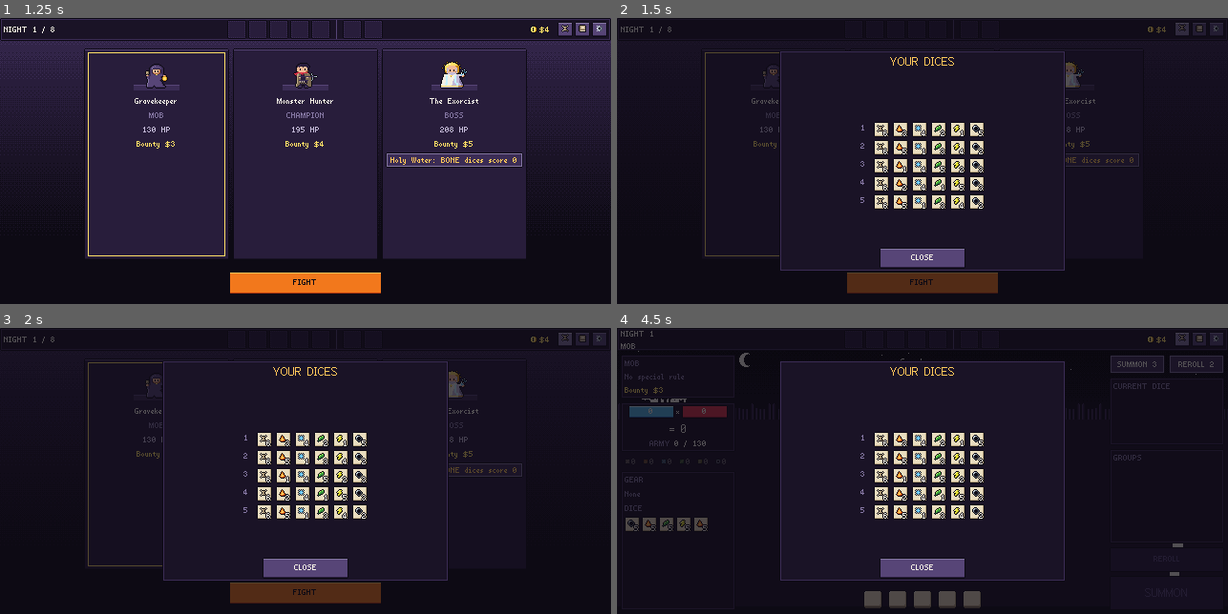
Above: before the commit, frames 1-4 (two rows, left to right).
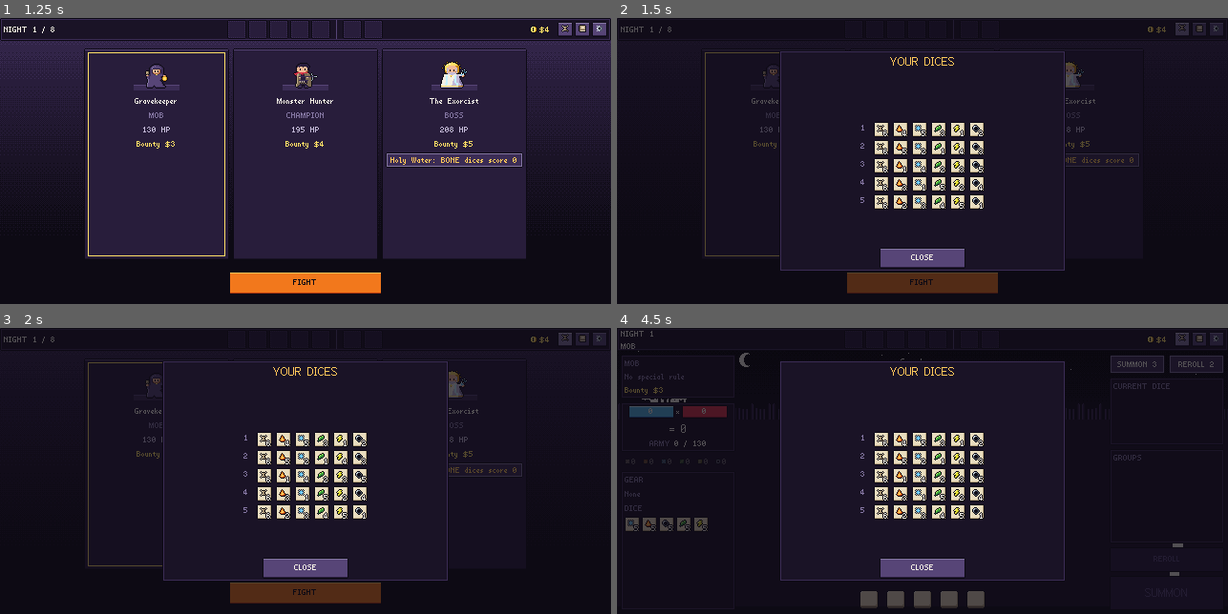
Above: after the commit, the same moments.

Repository: Anbcdeptraivkl/necrodices
Game: Godot game, scene res://scenes/boot/boot.tscn
The game is run twice, just before and just after one commit, with the same random seed, the same clock (stepped at 60 frames per second) and the same inputs.
Inputs (mouse positions are in pixels of both pictures, inside the frame that each line leads up to):
- Up to frame 1 (1.25 s): click "NEW RUN" at 0.5 s
- Up to frame 2 (1.5 s): click (1179, 29) at 1.25 s
- Up to frame 3 (2 s): no input
- Up to frame 4 (4.5 s): click (1197, 339) at 2 s; click "FIGHT" at 2.75 s; click "ROLL" at 3.5 s; click (1179, 339) at 4.25 s

Frame 1 is identical in both runs. In frame 2, 0.2% of the frame differs, in the area x 46-60%, y 39-67%; in frame 3, 0.2%; in frame 4, 0.5%, in the area x 1-61%, y 39-98%.

Commit message:
Add Balatro-style scoring playback and Latin-square starting dice

Diff:
--- a/core/die.gd
+++ b/core/die.gd
@@ -22,6 +22,39 @@
 		var e := RulesRegistry.ELEMENTS[k]
 		die.faces.append(Face.new(e, Face.BONE_POINTS if k == 0 else points[k - 1]))
 	return die
+
+
+## The starting set (GAME_SPEC D-04): like a deck holding every rank of every suit, the first
+## five dice form a Latin square — each element shows 1..5 once across them and each die
+## carries 1..5 once. Rows, columns and values are shuffled; dice past the fifth are random.
+static func starting_set(rng: RandomNumberGenerator, n: int) -> Array[Die]:
+	var size := RulesRegistry.ELEMENTS.size() - 1
+	var rows := _shuffled(rng, size)
+	var cols := _shuffled(rng, size)
+	var values := _shuffled(rng, size)
+	var out: Array[Die] = []
+	for i in n:
+		if i >= size:
+			out.append(random(rng))
+			continue
+		var die := Die.new()
+		die.faces.append(Face.new("BONE"))
+		for k in size:
+			die.faces.append(Face.new(RulesRegistry.ELEMENTS[k + 1], values[(rows[i] + cols[k]) % size] + 1))
+		out.append(die)
+	return out
+
+
+static func _shuffled(rng: RandomNumberGenerator, n: int) -> Array[int]:
+	var out: Array[int] = []
+	for i in n:
+		out.append(i)
+	for i in range(n - 1, 0, -1):
+		var j := rng.randi_range(0, i)
+		var t := out[i]
+		out[i] = out[j]
+		out[j] = t
+	return out
 
 
 ## Test helper / fixed layout: FIRE 1, ICE 2, LEAF 3, VOLT 4, METAL 5.
--- a/core/run_flow.gd
+++ b/core/run_flow.gd
@@ -10,8 +10,7 @@
 	run.seed = run_seed
 	run.rng = RngStreams.create(run_seed)
 	run.money = int(db.economy["start_money"])
-	for i in int(db.economy["start_dice"]):
-		run.dice.append(Die.random(run.rng.stream("DICE")))
+	run.dice.append_array(Die.starting_set(run.rng.stream("DICE"), int(db.economy["start_dice"])))
 	run.night = 1
 	NightGen.generate(db, run)
 	run.phase = RunState.Phase.NIGHT_MAP
--- a/core/scorer.gd
+++ b/core/scorer.gd
@@ -1,8 +1,10 @@
 class_name Scorer
 extends RefCounted
 ## The one scorer (GAME_SPEC §5). Previews, the battle, bots and tests all call it.
-## Squad order: combo base → each scored die in pick order (points, rune, DIE trinkets left to
-## right) → IRON runes on held dice → SQUAD trinkets left to right → strength = floor(P × C).
+## Squad order (D-09): combo base → each scored die in pick order (points, rune) → IRON runes on
+## held dice → each trinket left to right takes its turn: its DIE blocks over the scored dice in
+## pick order, then its SQUAD blocks → strength = floor(P × C). Trinket-major, like Balatro's
+## jokers after the cards, so the playback can show one trinket at a time.
 ## Resolve: army = Σ strength → RESOLVE trinkets left to right → damage.
 ## Pure: no RNG (luck arrives on the squad), no side effects; commit-time effects (counters,
 ## money, glass breaks) live in EncounterState, so a preview can never change the run.
@@ -27,7 +29,12 @@
 			var op := RelicEval.apply(iron["op"], float(iron["value"]), ctx)
 			trace.append(TraceStep.make(TraceStep.Kind.HELD, squad.held[h], "IRON", op, float(iron["value"]),
 				ctx.p, ctx.c, RelicEval.label(db, iron["op"], float(iron["value"]))))
-	_fire(db, "SQUAD", relics, ctx, -1, trace)
+	for r in relics:
+		if r.disabled:
+			continue
+		for k in squad.scored:
+			_fire_relic(db, "DIE", r, ctx, k, trace)
+		_fire_relic(db, "SQUAD", r, ctx, -1, trace)
 	result.power = ctx.p
 	result.count = ctx.c
 	result.strength = floorf(ctx.p * ctx.c)
@@ -59,24 +66,20 @@
 			var op := RelicEval.apply(row["op"], v, ctx)
 			trace.append(TraceStep.make(TraceStep.Kind.RUNE, tray, f.rune, op, v, ctx.p, ctx.c,
 				RelicEval.label(db, row["op"], v)))
-	_fire(db, "DIE", relics, ctx, k, trace)
 
 
-## Every enabled trinket block of `trigger` whose condition holds, left to right.
-static func _fire(db: ContentDb, trigger: String, relics: Array[RelicInstance], ctx: ScoreCtx, k: int,
+## The trinket's blocks of `trigger` whose condition holds (`k` = scored position, -1 = squad).
+static func _fire_relic(db: ContentDb, trigger: String, r: RelicInstance, ctx: ScoreCtx, k: int,
 		trace: Array[TraceStep]) -> void:
 	var tray := ctx.squad.dice[k] if k >= 0 else -1
-	for r in relics:
-		if r.disabled:
+	for block: Dictionary in RulesRegistry.relic_blocks(db.relics[r.id]):
+		if block["trigger"] != trigger or not RelicEval.cond(block["cond"], ctx, k):
 			continue
-		for block: Dictionary in RulesRegistry.relic_blocks(db.relics[r.id]):
-			if block["trigger"] != trigger or not RelicEval.cond(block["cond"], ctx, k):
-				continue
-			for effect: Dictionary in block["effects"]:
-				var v := RelicEval.value(effect["value"], r.counter, ctx)
-				var op := RelicEval.apply(effect["op"], v, ctx)
-				trace.append(TraceStep.make(TraceStep.Kind.TRINKET, tray, r.id, op, v, ctx.p, ctx.c,
-					RelicEval.label(db, effect["op"], v)))
+		for effect: Dictionary in block["effects"]:
+			var v := RelicEval.value(effect["value"], r.counter, ctx)
+			var op := RelicEval.apply(effect["op"], v, ctx)
+			trace.append(TraceStep.make(TraceStep.Kind.TRINKET, tray, r.id, op, v, ctx.p, ctx.c,
+				RelicEval.label(db, effect["op"], v)))
 
 
 ## Army damage (§5.2). `strengths` in summon order; ctx.squad stays null.
--- a/fx/battle_player.gd
+++ b/fx/battle_player.gd
@@ -3,21 +3,25 @@
 ## Turns what the battle model already decided into presentation beats (GAME_SPEC §11): the
 ## staggered roll, a summon's trace (combo → dice / runes / trinkets → strength → commit) and
 ## the resolve (RESOLVE trinkets → one charge per squad → result). Durations are nominal at ×1;
-## a summon is compressed to ≤ SUMMON_BUDGET and a resolve to ≤ RESOLVE_BUDGET, then divided
-## by the game speed. Skipping is owned by the screen: it skips the queue, then snaps the view
+## within each stage of a summon (combo shakes, dice, trinkets) every step is SPEEDUP shorter
+## than the one before, never below SPEEDUP_FLOOR — so a long chain plays at most twice as
+## fast (D-P01). A resolve is compressed to ≤ RESOLVE_BUDGET. Everything is then divided by the
+## game speed. Skipping is owned by the screen: it skips the queue, then snaps the view
 ## to the model.
 
 const LAND_MIN := 0.35
 const LAND_MAX := 0.9
-const COMBO_TIME := 0.35
-const STEP_TIME := 0.16
-const TRINKET_TIME := 0.22
+const COMBO_TIME := 0.3        # banner + base soldiers, plus one COMBO_GAP per scoring die shake
+const COMBO_GAP := 0.14
+const STEP_TIME := 0.26
+const TRINKET_TIME := 0.32
+const SPEEDUP := 0.95
+const SPEEDUP_FLOOR := 0.5
 const STRENGTH_TIME := 0.35
 const COMMIT_TIME := 0.3
 const RESOLVE_STEP_TIME := 0.3
 const CHARGE_TIME := 0.6
 const RESULT_TIME := 1.0
-const SUMMON_BUDGET := 4.0
 const RESOLVE_BUDGET := 5.0
 
 
@@ -44,23 +48,54 @@
 	return out
 
 
+## The chain factor of the `n`-th step (0-based) within one stage: SPEEDUP^n, floored.
+static func speedup(n: int) -> float:
+	return maxf(SPEEDUP_FLOOR, pow(SPEEDUP, n))
+
+
+## Nominal ×1 delays of the combo beat's dice shakes (one per scoring die), sped up like a stage.
+static func combo_shakes(n: int) -> Array[float]:
+	var out: Array[float] = []
+	var at := 0.0
+	for k in n:
+		out.append(at)
+		at += COMBO_GAP * speedup(k)
+	return out
+
+
+static func combo_time(n: int) -> float:
+	var shakes := combo_shakes(n)
+	return COMBO_TIME + (shakes[-1] if not shakes.is_empty() else 0.0)
+
+
+## Nominal ×1 seconds of the steps between COMBO and STRENGTH. The dice stage (points, runes,
+## held runes, boss rules) and the trinket stage each start at full length and speed up on their
+## own.
+static func step_times(steps: Array[TraceStep]) -> Array[float]:
+	var out: Array[float] = []
+	var dice_n := 0
+	var relic_n := 0
+	for k in range(1, steps.size() - 1):
+		if steps[k].kind == TraceStep.Kind.TRINKET:
+			out.append(TRINKET_TIME * speedup(relic_n))
+			relic_n += 1
+		else:
+			out.append(STEP_TIME * speedup(dice_n))
+			dice_n += 1
+	return out
+
+
 static func summon(view: CombatView, gi: int, squad: Squad, army_before: float, speed: float) -> Array[PresentationState]:
 	var steps := squad.result.trace
-	var raw := 0.0
-	for k in range(1, steps.size() - 1):
-		raw += TRINKET_TIME if steps[k].kind == TraceStep.Kind.TRINKET else STEP_TIME
-	var fixed := COMBO_TIME + STRENGTH_TIME + COMMIT_TIME
-	var squeeze := 1.0
-	if raw + fixed > SUMMON_BUDGET and raw > 0.0:
-		squeeze = maxf(0.1, (SUMMON_BUDGET - fixed) / raw)
+	var times := step_times(steps)
 	var out: Array[PresentationState] = []
 	var first := steps[0]
-	out.append(Beat.new(func(t: Tween, d: float) -> void: view.show_combo(t, gi, squad, first, d), COMBO_TIME / speed))
+	out.append(Beat.new(func(t: Tween, d: float) -> void: view.show_combo(t, gi, squad, first, d),
+		combo_time(squad.scored.size()) / speed))
 	for k in range(1, steps.size() - 1):
 		var s := steps[k]
-		var dur := (TRINKET_TIME if s.kind == TraceStep.Kind.TRINKET else STEP_TIME) * squeeze / speed
 		var n := k
-		out.append(Beat.new(func(t: Tween, d: float) -> void: view.show_step(t, gi, s, d, n), dur))
+		out.append(Beat.new(func(t: Tween, d: float) -> void: view.show_step(t, gi, s, d, n), times[k - 1] / speed))
 	var after := army_before + squad.result.strength
 	out.append(Beat.new(func(t: Tween, d: float) -> void: view.show_strength(t, gi, squad, army_before, after, d),
 		STRENGTH_TIME / speed))
--- a/scenes/dev/capture.gd
+++ b/scenes/dev/capture.gd
@@ -5,7 +5,8 @@
 ## Presets are rows in PRESETS; a missing situation is a new row, not a new branch.
 ## Battle presets: `squads` summons played by the balance bot's pick through the screen's own
 ## handlers; `pick` leaves the last pick unsummoned; `roll` presses ROLL; `wait` = seconds of
-## playback before the shot. Saves go to user://sav_capture.
+## playback before the shot (`--wait=<s>` overrides it; `--time_scale=0.1` slows the game so a
+## 0.1 s punch can be caught). Saves go to user://sav_capture.
 
 const PRESETS := {
 	"title": {"screen": "title"},
@@ -18,6 +19,10 @@
 	"rolling": {"screen": "encounter", "seed": "CAPTURE1", "roll": true, "wait": 0.45},
 	"summoning": {"screen": "encounter", "seed": "CAPTURE3", "squads": 1, "wait": 1.1,
 		"relics": ["RATTLE_DRUM", "HYBRID_VIGOR", "GRAVEDIGGER_LAMP"], "dice": 6},
+	"summon_8": {"screen": "encounter", "seed": "CAPTURE4", "squads": 1, "dice": 8, "runes": true, "wait": 0.9,
+		"relics": ["EMBER_JAR", "MOSS_CHARM", "LIGHTNING_ROD"]},
+	"summon_relics": {"screen": "encounter", "seed": "CAPTURE1", "squads": 1, "wait": 2.0,
+		"relics": ["EMBER_JAR", "MOSS_CHARM", "GRAVEDIGGER_LAMP", "LIGHTNING_ROD"], "dice": 6},
 	"boss": {"screen": "encounter", "seed": "CAPTURE2", "night": 8, "encounter": 2, "squads": 2, "pick": true,
 		"relics": ["BONE_PILE", "BLOOD_MOON", "TACTICIAN_SKULL", "WISP_JAR", "GRAVEDIGGER_LAMP"], "dice": 8, "wait": 6.0},
 	"horde": {"screen": "encounter", "seed": "CAPTURE4", "squads": 3, "levels": 6, "dice": 8, "runes": true, "pick": true,
@@ -65,6 +70,7 @@
 	game.profile = game.store.load_profile()
 	game.profile["tutorial"] = {"tut_first_roll": true, "tut_first_summon": true, "tut_first_shop": true}
 	var preset: Dictionary = PRESETS[_args.get("preset", "title")]
+	Engine.time_scale = float(_args.get("time_scale", 1.0))
 	await _build(game, db, preset)
 	if preset.has("hover"):
 		var target: Control = null
@@ -78,7 +84,7 @@
 		motion.position = target.get_global_rect().get_center() * Vector2(get_window().size) / get_viewport().get_visible_rect().size
 		Input.parse_input_event(motion)
 		get_viewport().warp_mouse(target.get_global_rect().get_center())  # tooltips sit at the pointer
-	await get_tree().create_timer(float(preset.get("wait", 0.6))).timeout
+	await get_tree().create_timer(float(_args.get("wait", preset.get("wait", 0.6)))).timeout
 	await RenderingServer.frame_post_draw
 	var img := get_viewport().get_texture().get_image()
 	var out: String = _args.get("out", "captures/capture.png")
--- a/scenes/encounter/battle_stage.gd
+++ b/scenes/encounter/battle_stage.gd
@@ -99,8 +99,14 @@
 	show_army(squads)
 	for d in dice:
 		d.stop_roll()
+		d.reset_fx()
 	for p in _popups:
 		p.visible = false
+		p.scale = Vector2.ONE
+	if top_bar != null:
+		top_bar.reset_fx()
+	if score_panel != null:
+		score_panel.reset_fx()
 	_hurt = false
 	_laughing = false
 	_mat.set_shader_parameter(&"flash", 0.0)
@@ -158,9 +164,19 @@
 	var appeared := _horde.add_group(squad.unit_id, squad.unit_elements, step.c_after)
 	_horde.set_highlight(gi, true)
 	_pop(t, appeared)
-	for i in squad.dice:
+	# The summoned dice stay raised; the scoring ones light up and shake left to right.
+	for k in squad.dice.size():
+		var i := squad.dice[k]
 		if i < dice.size():
-			dice[i].bounce(t, 2.0)
+			dice[i].mark(DieView.Mark.SCORING if squad.scored.has(k) else DieView.Mark.UNSCORED)
+	# Nominal shake times scaled to this beat's length (game speed): each comes 5 % sooner.
+	var shakes := BattlePlayer.combo_shakes(squad.scored.size())
+	var fit := dur / BattlePlayer.combo_time(squad.scored.size())
+	for n in shakes.size():
+		var i := squad.dice[squad.scored[n]]
+		if i < dice.size():
+			dice[i].shake(t, shakes[n] * fit, minf(0.16, dur * 0.5), not reduce_motion)
+			t.tween_callback(Audio.play_tick.bind(n)).set_delay(shakes[n] * fit)
 	Audio.play("summon")
 
 
@@ -171,9 +187,9 @@
 		colour = Art.colour("M1")
 	_popup(t, step.label, at, colour, dur)
 	if step.die >= 0 and step.die < dice.size():
-		dice[step.die].bounce(t)
+		dice[step.die].shake(t, 0.0, minf(0.16, dur * 0.8), not reduce_motion)
 	if step.kind == TraceStep.Kind.TRINKET:
-		_pulse_relic(step.source_id, t)
+		_pulse_relic(step.source_id, t, dur)
 	score_panel.tween_squad(t, step.p_after, step.c_after, dur)
 	if gi < _horde.groups.size() and not is_equal_approx(float(_horde.groups[gi]["count"]), step.c_after):
 		var appeared := _horde.set_count(gi, step.c_after)
@@ -212,7 +228,7 @@
 
 
 func show_resolve_step(t: Tween, step: TraceStep, dur: float) -> void:
-	_pulse_relic(step.source_id, t)
+	_pulse_relic(step.source_id, t, dur)
 	_popup(t, step.label, _relic_anchor(step.source_id), Art.colour("G1"), dur)
 	score_panel.tween_army(t, step.p_after / maxf(step.value, 1.0) if step.op == "mul_d" else step.p_after - step.value,
 		step.p_after, dur)
@@ -335,17 +351,26 @@
 	l.modulate.a = 1.0
 	var rise := maxf(0.2, dur)
 	t.tween_callback(func() -> void: l.visible = true).set_delay(delay)
+	if not reduce_motion:
+		l.pivot_offset = (l.size / 2.0).floor()
+		t.tween_property(l, "scale", Vector2.ONE, minf(0.12, rise * 0.5)).from(Vector2(1.6, 1.6)) 			.set_delay(delay).set_trans(Tween.TRANS_BACK).set_ease(Tween.EASE_OUT)
 	t.tween_property(l, "position", start - Vector2(0, 10), rise).from(start).set_delay(delay) \
 		.set_trans(Tween.TRANS_QUAD).set_ease(Tween.EASE_OUT)
 	t.tween_property(l, "modulate:a", 0.0, rise * 0.4).set_delay(delay + rise * 0.6)
 	t.tween_callback(func() -> void: l.visible = false).set_delay(delay + rise)
 
 
-func _pulse_relic(relic_id: String, t: Tween) -> void:
+## The trinket whose turn it is wobbles (±2 px), so the player sees which one is firing.
+func _pulse_relic(relic_id: String, t: Tween, dur: float = 0.16) -> void:
 	var slot := top_bar.relic_slot_by_id(relic_id) if top_bar != null else null
 	if slot == null:
 		return
-	t.tween_property(slot, "shake", 0.0, 0.16).from(2.0).set_trans(Tween.TRANS_SINE)
+	if reduce_motion:
+		t.tween_property(slot, "modulate", Color.WHITE, minf(0.2, dur)).from(Color(1.6, 1.6, 1.6))
+		return
+	var step := minf(0.2, dur) / 4.0
+	for k in 4:
+		t.tween_property(slot, "shake", float([2, -2, 1, 0][k]), step).set_delay(k * step)
 
 
 func _clone_burst(t: Tween, gi: int) -> void:
--- a/scenes/encounter/encounter.tscn
+++ b/scenes/encounter/encounter.tscn
@@ -387,7 +387,7 @@
 offset_top = -24.0
 grow_horizontal = 2
 grow_vertical = 0
-theme_override_constants/separation = 6
+theme_override_constants/separation = 8
 alignment = 1
 
 [node name="Right" type="VBoxContainer" parent="."]
--- /dev/null
+++ b/tests/test_playback.gd
@@ -0,0 +1,42 @@
+extends TestSuite
+## Summon playback timing (GAME_SPEC §11, D-P01): within each stage (combo shakes, dice,
+## trinkets) every step is 5 % shorter than the one before, never below half its base length.
+
+const COVERS: Array[String] = ["fx/battle_player.gd"]
+
+
+func _steps(kinds: Array) -> Array[TraceStep]:
+	var out: Array[TraceStep] = [TraceStep.make(TraceStep.Kind.COMBO, -1, "TRIO", "none", 0, 0, 0, "")]
+	for kind: TraceStep.Kind in kinds:
+		out.append(TraceStep.make(kind, 0, "X", "add_p", 1, 0, 0, ""))
+	out.append(TraceStep.make(TraceStep.Kind.STRENGTH, -1, "STRENGTH", "none", 0, 0, 0, ""))
+	return out
+
+
+func test_each_step_five_percent_shorter() -> void:
+	var die := TraceStep.Kind.DIE
+	var times := BattlePlayer.step_times(_steps([die, die, die, die]))
+	_eq(times.size(), 4, "one time per step between COMBO and STRENGTH")
+	_eq(times[0], BattlePlayer.STEP_TIME, "the first step plays at full length")
+	for k in range(1, times.size()):
+		_check(is_equal_approx(times[k], times[k - 1] * 0.95), "step %d is 5 %% shorter than step %d" % [k, k - 1])
+
+
+func test_floor_is_half() -> void:
+	var kinds: Array = []
+	kinds.resize(40)
+	kinds.fill(TraceStep.Kind.TRINKET)
+	var times := BattlePlayer.step_times(_steps(kinds))
+	_check(times[-1] >= BattlePlayer.TRINKET_TIME * 0.5 - 0.0001, "never faster than twice the base speed")
+	_eq(times[-1], BattlePlayer.TRINKET_TIME * 0.5, "a long chain settles at half length")
+	_check(times[10] < BattlePlayer.TRINKET_TIME * 0.62, "about ten steps in, close to the floor")
+
+
+func test_stages_restart() -> void:
+	var die := TraceStep.Kind.DIE
+	var trinket := TraceStep.Kind.TRINKET
+	var times := BattlePlayer.step_times(_steps([die, die, die, trinket, trinket]))
+	_eq(times[3], BattlePlayer.TRINKET_TIME, "the trinket stage starts at full length")
+	_eq(times[4], BattlePlayer.TRINKET_TIME * 0.95, "and speeds up on its own")
+	var shakes := BattlePlayer.combo_shakes(3)
+	_eq(shakes, [0.0, BattlePlayer.COMBO_GAP, BattlePlayer.COMBO_GAP * 1.95], "combo shakes come 5 % sooner each")
--- a/tests/test_run.gd
+++ b/tests/test_run.gd
@@ -27,6 +27,15 @@
 		_eq(sorted, [1, 2, 3, 4, 5], "points 1..5 once each")
 		layouts[str(pts)] = true
 	_check(layouts.size() > 1, "dice differ from each other")
+	for seed_text in ["A", "B", "CAPTURE1", "LATIN"]:
+		var dice := RunFlow.new_run(Fixtures.db(), seed_text).dice
+		for k in range(1, 6):
+			var column: Array = []
+			for d in dice:
+				column.append(d.faces[k].points)
+			column.sort()
+			_eq(column, [1, 2, 3, 4, 5], "seed %s: %s shows 1..5 across the five dice" % [seed_text,
+				RulesRegistry.ELEMENTS[k]])
 	var db := Fixtures.db()
 	var base: float = db.curve["night_base"][0]
 	_eq(run.night_plan[0]["hp"], roundf(base * db.curve["role_mult"]["MOB"]), "night 1 mob HP")
--- a/tests/test_scorer.gd
+++ b/tests/test_scorer.gd
@@ -14,9 +14,24 @@
 	var kinds: Array = []
 	for s in r.trace:
 		kinds.append(TraceStep.Kind.keys()[s.kind])
-	_eq(kinds, ["COMBO", "DIE", "TRINKET", "DIE", "RUNE", "TRINKET", "DIE", "TRINKET", "TRINKET", "STRENGTH"],
-		"trace order")
+	_eq(kinds, ["COMBO", "DIE", "DIE", "RUNE", "DIE", "TRINKET", "TRINKET", "TRINKET", "TRINKET", "STRENGTH"],
+		"trace order: dice first, then each trinket takes its turn (D-09)")
 	_eq(r.trace[-1].p_after * r.trace[-1].c_after, 1441.0, "last step = strength")
+
+
+## Trinket-major order (D-09): a trinket's DIE and SQUAD blocks fire in its own turn, so the
+## trinket row order decides whether a + lands before or after a ×.
+func test_trinket_turns() -> void:
+	var dice := ["LEAF5", "FIRE1", "ICE2"]  # Rabble: only LEAF-5 scores, 10 × 1
+	_eq(Fixtures.score(dice, ["WISP_JAR", "MOSS_CHARM"]).count, 5.0, "×3 first, then +2: 1 × 3 + 2")
+	_eq(Fixtures.score(dice, ["MOSS_CHARM", "WISP_JAR"]).count, 9.0, "+2 first, then ×3: (1 + 2) × 3")
+	var r := Fixtures.score(["FIRE4", "FIRE2", "FIRE5"], ["EMBER_JAR", "TRIO_TOTEM"])
+	var ids: Array = []
+	for s in r.trace:
+		if s.kind == TraceStep.Kind.TRINKET:
+			ids.append([s.source_id, s.die])
+	_eq(ids, [["EMBER_JAR", 0], ["EMBER_JAR", 1], ["EMBER_JAR", 2], ["TRIO_TOTEM", -1]],
+		"Ember Jar walks the dice left to right, then Three-faced Totem fires for the group")
 
 
 func test_rabble_and_levels() -> void:
--- a/ui/components/die_view.gd
+++ b/ui/components/die_view.gd
@@ -4,12 +4,17 @@
 ## (4, 3), points badge at (13, 11), pick ring (raised 3 px), shackle overlay. Shows state;
 ## clicking emits `pressed(index)` — the screen decides what it means.
 ## Rolling: `play_roll(duration)` tumbles until `land()`; the battle playback times each
-## die's landing, so dice land one by one.
+## die's landing, so dice land one by one. During a summon's playback `mark` keeps the summoned
+## dice raised (scoring: ring on; unscored: dimmed) and `shake` punches the one being scored.
 
 signal pressed(index: int)
 
 const RAISE := 3
 const ROLL_FRAME_TIME := 0.05
+const PUNCH := Vector2(1.4, 1.4)  # with the tray's 8 px gap the ring never touches a neighbour
+const UNSCORED_ALPHA := 0.45
+
+enum Mark { NONE, SCORING, UNSCORED }
 
 var index := -1
 var hovered := false:
@@ -21,6 +26,7 @@
 var _roll_time := 0.0
 var _selected := false
 var _locked := false   # shackled or not clickable: no hover lift
+var _mark := Mark.NONE
 @onready var _face: Control = %Face
 @onready var _body: TextureRect = %Body
 @onready var _glyph: TextureRect = %Glyph
@@ -41,7 +47,7 @@
 ## `face` null = still in the cup (blank die).
 func show_state(face: Face, selected: bool, shackled: bool, clickable: bool = true) -> void:
 	_face_data = face
-	_select.visible = selected
+	_select.visible = selected or _mark == Mark.SCORING
 	_shackle.visible = shackled
 	_selected = selected
 	_locked = shackled or not clickable
@@ -61,7 +67,7 @@
 func _place_face() -> void:
 	if _face == null:
 		return
-	if _selected:
+	if _selected or _mark != Mark.NONE:
 		_face.position.y = 0
 	elif hovered and not _locked and mouse_filter != Control.MOUSE_FILTER_IGNORE:
 		_face.position.y = RAISE - 1
@@ -96,6 +102,37 @@
 	_place_face()
 
 
+## Playback mark of a summoned die; NONE restores the plain look (skip / playback end).
+func mark(m: Mark) -> void:
+	_mark = m
+	_select.visible = _selected or m == Mark.SCORING
+	modulate.a = UNSCORED_ALPHA if m == Mark.UNSCORED else 1.0
+	_place_face()
+
+
+## This die scores now: a punch from PUNCH to 1 and a 1 px side-to-side shake, `delay` into the
+## playback tween `t`. Rest look is exact (scale 1, x 0) when it ends or is skipped.
+func shake(t: Tween, delay: float = 0.0, dur: float = 0.16, motion: bool = true) -> void:
+	if _face == null:
+		return
+	_face.pivot_offset = (_face.size / 2.0).floor()
+	if motion:
+		t.tween_property(_face, "scale", Vector2.ONE, dur).from(PUNCH).set_delay(delay) 			.set_trans(Tween.TRANS_BACK).set_ease(Tween.EASE_OUT)
+		var step := dur / 4.0
+		for k in 4:
+			t.tween_property(_face, "position:x", float([-1, 1, -1, 0][k]), 0.0).set_delay(delay + k * step)
+	t.tween_property(_body, "modulate", Color.WHITE, dur).from(Color(1.6, 1.6, 1.6)).set_delay(delay)
+
+
+## Back to the plain look: no mark, scale 1, no offset.
+func reset_fx() -> void:
+	if _face != null:
+		_face.scale = Vector2.ONE
+		_face.position.x = 0
+	_body.modulate = Color.WHITE
+	mark(Mark.NONE)
+
+
 ## Transient hop of the die body (pixel offsets only; rest position restored).
 func bounce(t: Tween = null, height: float = 3.0) -> void:
 	if _face == null:
--- a/ui/components/score_panel.gd
+++ b/ui/components/score_panel.gd
@@ -55,6 +55,12 @@
 		_render(), from, to, dur)
 
 
+## Rest look after a skipped playback: no box left mid-punch.
+func reset_fx() -> void:
+	for box: Control in [_power_box, _count_box, _army_label]:
+		box.scale = Vector2.ONE
+
+
 func _punch(t: Tween, box: Control) -> void:
 	if Settings.get_value("reduce_motion"):
 		return
--- a/ui/components/top_bar.gd
+++ b/ui/components/top_bar.gd
@@ -75,6 +75,13 @@
 func set_draggable(on: bool) -> void:
 	for s in _relic_slots:
 		s.draggable = on and s.icon != null
+
+
+## Rest look after a skipped playback: no trinket left mid-wobble or brightened.
+func reset_fx() -> void:
+	for s in _relic_slots:
+		s.shake = 0.0
+		s.modulate = Color.WHITE
 
 
 func relic_slot_by_id(relic_id: String) -> ItemSlot:
Not shown, added: tests/test_playback.gd.uid
Not shown, changed: .claude/skills/godot-debugging-testing/references/sandbox-and-screenshots.md
Not shown, changed: .claude/skills/godot-presentation-playback/SKILL.md
Not shown, changed: ART_SPEC.md
Not shown, changed: DECISIONS.md
Not shown, changed: GAME_SPEC.md
Not shown, changed: docs/IMPLEMENTATION_PLAN.md
Not shown, changed: tools/screenshot.cmd
